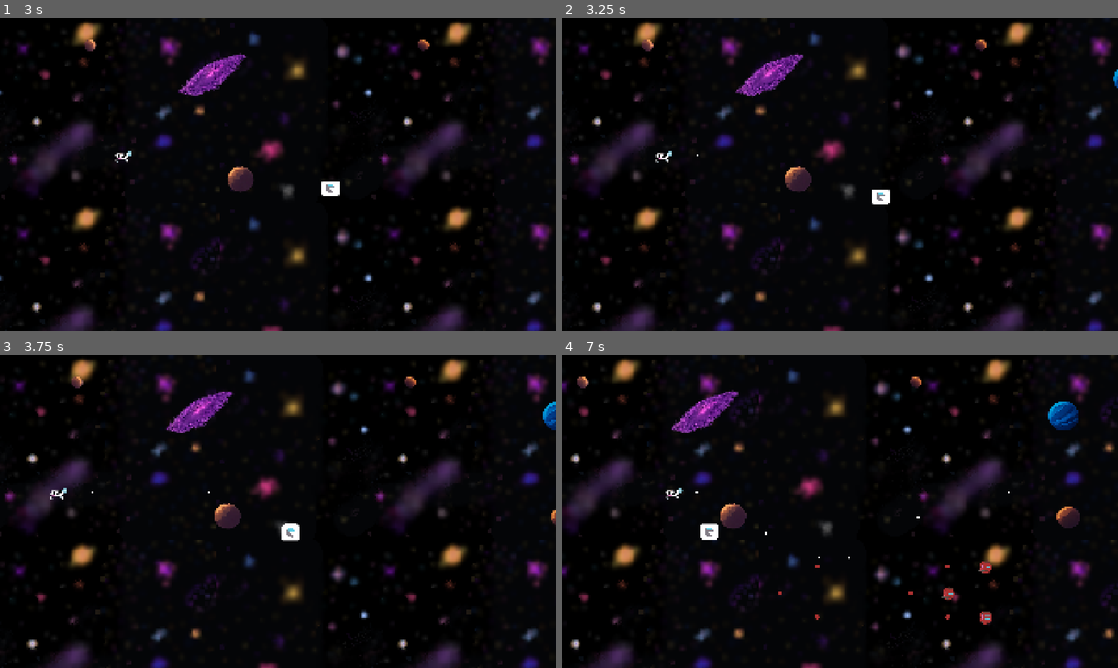
Above: before the commit, frames 1-4 (two rows, left to right).
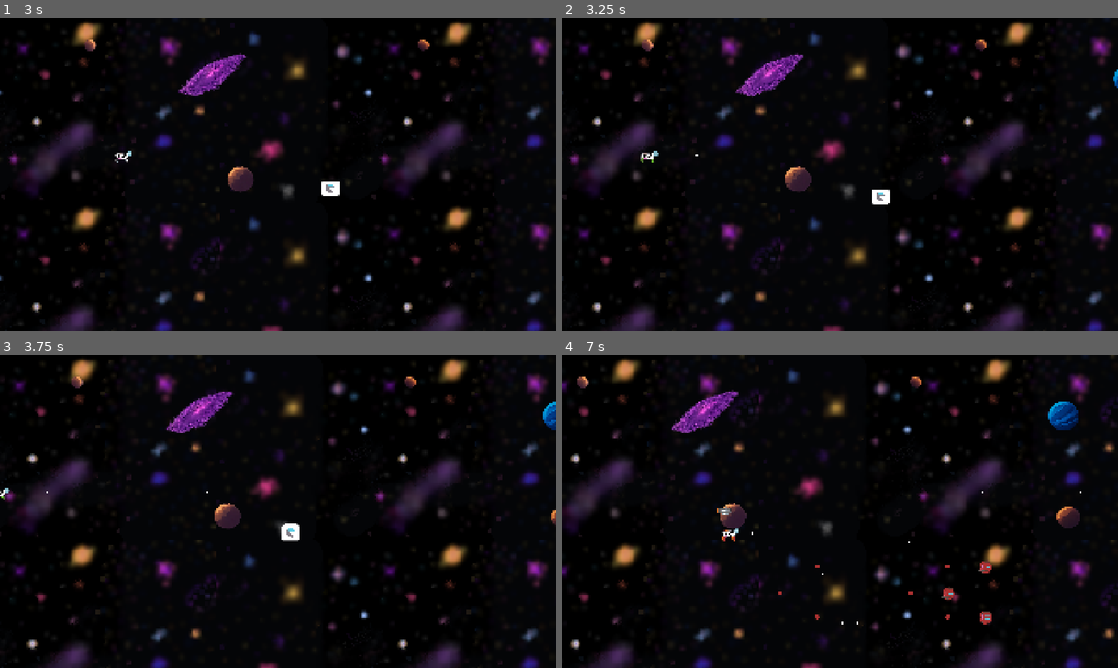
Above: after the commit, the same moments.

Repository: tfmertz/gamedevtv-jam-2026
Game: Godot game, scene res://scene/main.tscn
The game is run twice, just before and just after one commit, with the same random seed, the same clock (stepped at 60 frames per second) and the same inputs. Sound files missing from this copy of the repository are replaced by a short silence.
Inputs:
- Up to frame 1 (3 s): click "START" at 0.5 s; tap Enter at 1.25 s; hold W (move_up) 1.28-2.78 s; tap Shift (sprint, bound only after the commit) at 1.35, 2.3 s; tap F (cycle_formation) at 2.1 s; hold A (move_left) from 2.78 s (still down); tap R (cycle_spacing) at 2.85 s
- Up to frame 2 (3.25 s): keep holding A (move_left); tap Shift (sprint, bound only after the commit) at 3.05 s
- Up to frame 3 (3.75 s): keep holding A (move_left); tap G (sort_ships) at 3.6 s
- Up to frame 4 (7 s): tap Shift (sprint, bound only after the commit) at 3.8, 4.35, 5.3, 6.05, 6.8 s; release A (move_left) at 4.28 s; hold S (move_down) 4.28-5.03 s; hold D (move_right) 5.03-5.78 s; tap 3 at 5.1 s; hold W (move_up) 5.78-6.53 s; tap 4 at 5.85 s; hold D (move_right) from 6.53 s (still down); tap 5 at 6.6 s

Frame 1 is identical in both runs. In frame 2, 0.1% of the frame differs, in the area x 14-25%, y 42-47%; in frame 3, 0.1%; in frame 4, 0.4%, in the area x 18-94%, y 42-87%.

Commit message:
actually adding sprites

Diff:
--- a/project.godot
+++ b/project.godot
@@ -80,6 +80,11 @@
 , Object(InputEventMouseButton,"resource_local_to_scene":false,"resource_name":"","device":-1,"window_id":0,"alt_presse …(250 unchanged characters)…
 ]
 }
+sprint={
+"deadzone": 0.2,
+"events": [Object(InputEventKey,"resource_local_to_scene":false,"resource_name":"","device":-1,"window_id":0,"alt_pressed":false,"shift_pressed":false,"ctrl_pressed":false,"meta_pressed":false,"pressed":false,"keycode":0,"physical_keycode":4194325,"key_label":0,"unicode":0,"location":0,"echo":false,"script":null)
+]
+}
 
 [layer_names]
 
--- a/scene/player_group.tscn
+++ b/scene/player_group.tscn
@@ -39,3 +39,9 @@
 [node name="DiamondPathFollow2D" type="PathFollow2D" parent="DiamondPath" unique_id=468773119]
 position = Vector2(-2, -169)
 rotation = 0.56456935
+
+[node name="SprintTimer" type="Timer" parent="." unique_id=143277229]
+wait_time = 5.0
+one_shot = true
+
+[connection signal="timeout" from="SprintTimer" to="." method="_on_sprint_timer_timeout"]
--- a/scene/ship_node.tscn
+++ b/scene/ship_node.tscn
@@ -8,9 +8,15 @@
 [ext_resource type="Texture2D" uid="uid://taqqcwcew3jf" path="res://assets/art/cow_0001.png" id="6_8rak0"]
 [ext_resource type="Texture2D" uid="uid://cvb7682s2nuus" path="res://assets/art/cow_0003.png" id="6_qshjt"]
 [ext_resource type="Texture2D" uid="uid://0pg0f3h6pl24" path="res://assets/art/cow_0002.png" id="7_8rak0"]
+[ext_resource type="Texture2D" uid="uid://bvtnhscp8pi07" path="res://assets/art/cow_sprint_0003.png" id="7_r1g71"]
+[ext_resource type="Texture2D" uid="uid://c048ejbpxnkjc" path="res://assets/art/cow_sprint_0002.png" id="8_vi1mi"]
+[ext_resource type="Texture2D" uid="uid://d2nxkweuirjqc" path="res://assets/art/cow_sprint_0001.png" id="9_6216j"]
+[ext_resource type="Texture2D" uid="uid://dmlysfs0j1an8" path="res://assets/art/cow_sprint_not_0003.png" id="10_g7nh2"]
 [ext_resource type="Texture2D" uid="uid://bcxayw6q2phll" path="res://assets/art/particle.png" id="10_qshjt"]
+[ext_resource type="Texture2D" uid="uid://ddkyu8fg7xihc" path="res://assets/art/cow_sprint_not_0002.png" id="11_5vq46"]
 [ext_resource type="PackedScene" uid="uid://bnx018jkfsdvj" path="res://scene/shield.tscn" id="11_8rak0"]
 [ext_resource type="Texture2D" uid="uid://dklvj5in83lnu" path="res://assets/art/milk.png" id="11_waopi"]
+[ext_resource type="Texture2D" uid="uid://cvm5gboem75g6" path="res://assets/art/cow_sprint_not_0001.png" id="12_mfate"]
 
 [sub_resource type="SpriteFrames" id="SpriteFrames_65l50"]
 animations = [{
@@ -47,6 +53,54 @@
 }],
 "loop": true,
 "name": &"mothership-3hp",
+"speed": 5.0
+}, {
+"frames": [{
+"duration": 1.0,
+"texture": ExtResource("7_r1g71")
+}],
+"loop": true,
+"name": &"mothership-sprint-1hp",
+"speed": 5.0
+}, {
+"frames": [{
+"duration": 1.0,
+"texture": ExtResource("8_vi1mi")
+}],
+"loop": true,
+"name": &"mothership-sprint-2hp",
+"speed": 5.0
+}, {
+"frames": [{
+"duration": 1.0,
+"texture": ExtResource("9_6216j")
+}],
+"loop": true,
+"name": &"mothership-sprint-3hp",
+"speed": 5.0
+}, {
+"frames": [{
+"duration": 1.0,
+"texture": ExtResource("10_g7nh2")
+}],
+"loop": true,
+"name": &"mothership-tired-1hp",
+"speed": 5.0
+}, {
+"frames": [{
+"duration": 1.0,
+"texture": ExtResource("11_5vq46")
+}],
+"loop": true,
+"name": &"mothership-tired-2hp",
+"speed": 5.0
+}, {
+"frames": [{
+"duration": 1.0,
+"texture": ExtResource("12_mfate")
+}],
+"loop": true,
+"name": &"mothership-tired-3hp",
 "speed": 5.0
 }, {
 "frames": [{
@@ -86,7 +140,7 @@
 
 [node name="sprite" type="AnimatedSprite2D" parent="." unique_id=1209264211]
 sprite_frames = SubResource("SpriteFrames_65l50")
-animation = &"mothership-3hp"
+animation = &"mothership-tired-1hp"
 
 [node name="hitbox_gun" type="CollisionShape2D" parent="." unique_id=753737017]
 visible = false
@@ -162,8 +216,13 @@
 wait_time = 15.0
 one_shot = true
 
+[node name="SprintTimer" type="Timer" parent="." unique_id=2035421417]
+wait_time = 3.0
+one_shot = true
+
 [connection signal="timeout" from="bullet_timer" to="." method="_on_bullet_timer_timeout"]
 [connection signal="timeout" from="InvulnerabilityTimer" to="." method="_on_invulnerability_timer_timeout"]
 [connection signal="timeout" from="FlashingTimer" to="." method="_on_flashing_timer_timeout"]
 [connection signal="timeout" from="CrashTimer" to="." method="_on_crash_timer_timeout"]
 [connection signal="timeout" from="HardDeathTimer" to="." method="_on_hard_death_timer_timeout"]
+[connection signal="timeout" from="SprintTimer" to="." method="_on_sprint_timer_timeout"]
